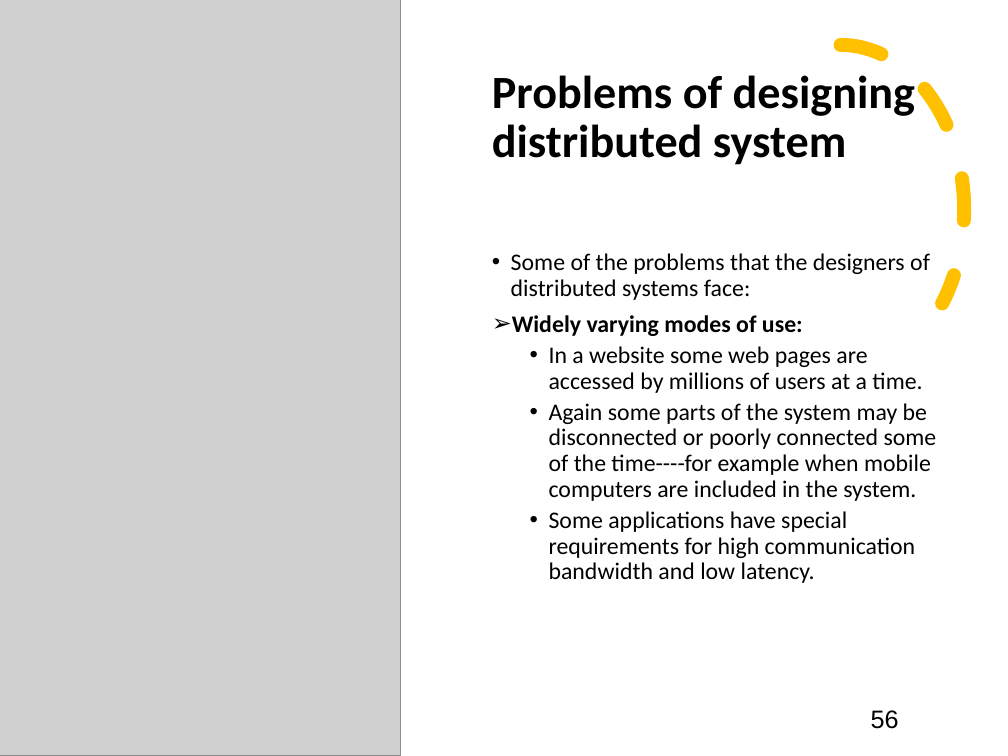
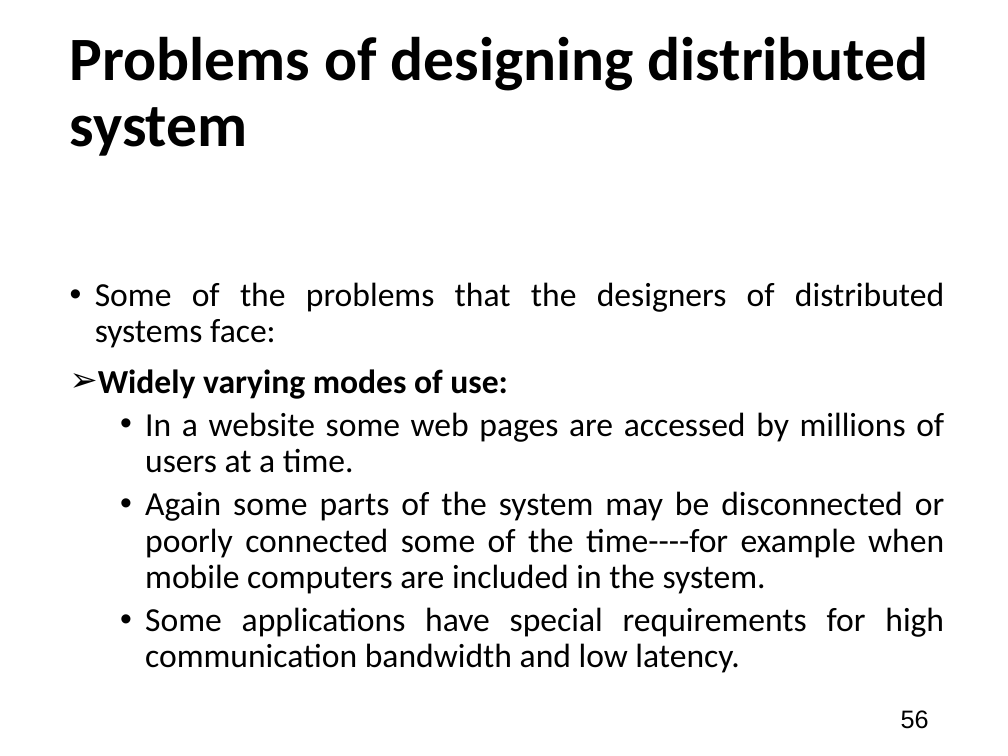
Before and after one commit to shakiliitju/M.Sc-in-ICT, a slide deck: slide 56 of MICT-5102 Cloud Computing/Lecture/Lecture2.pptx. Drawn at 1008x756 pixels with LibreOffice and Linux fonts; fonts in the diff are those of the drawing; grey boxes stand for pictures. Boxes give left, top, right and bottom in pixels: in the first picture for what was removed or moved away, otherwise in the second. Text is boxed around its words. In the diff, an @@ line names an element or a change of style, - is before the commit and + after.

```diff
--- a/MICT-5102 Cloud Computing/Lecture/Lecture2.pptx
+++ b/MICT-5102 Cloud Computing/Lecture/Lecture2.pptx
@@ picture removed at [0, 0, 400, 756] @@
@@ title "Problems of designing distributed system": place and size @@
-title "Problems of designing distributed system" at [492, 75, 915, 165]
+title "Problems of designing distributed system" at [70, 36, 929, 156]
@@ title "Problems of designing distributed system" at [70, 36, 929, 156]: size 33 to 44 pt @@
@@ arc (boxed as its full ellipse) removed at [717, 45, 964, 375] @@
@@ text "Some of the problems that ...": place and size @@
-text "Some of the problems that ..." at [511, 253, 937, 583]
+text "Some of the problems that ..." at [95, 282, 944, 673]
@@ text "Some of the problems that ..." at [95, 282, 944, 673]: size 17 to 24 pt; alignment left to justified; indent changed; more space between paragraphs @@
@@ page number at [901, 710, 929, 729]: alignment centre to right @@
```
Also in this commit, not shown: 53 other slides changed, 8 other files.
